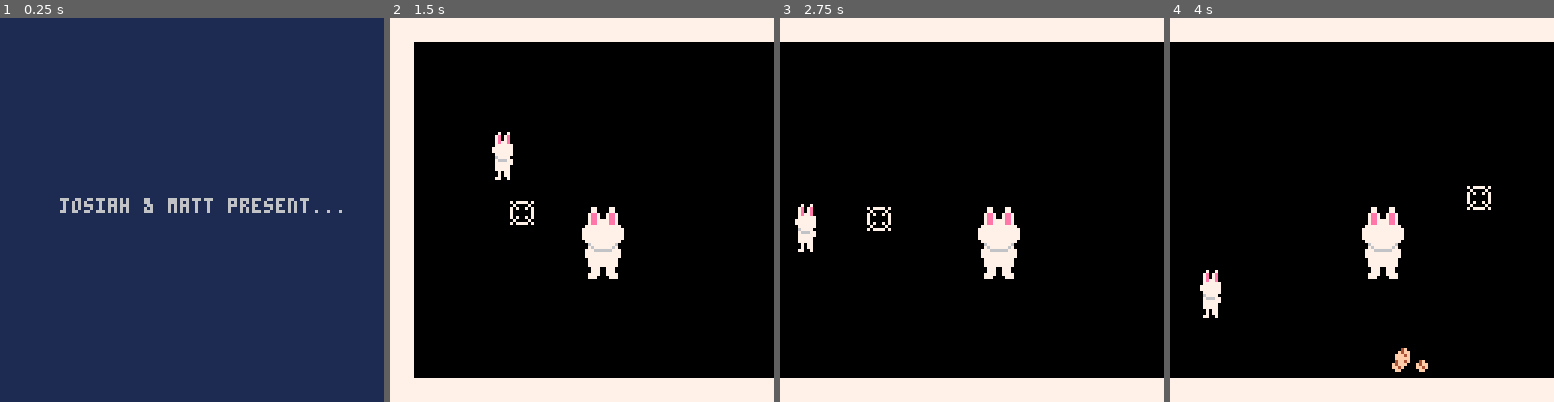
Above: before the commit, frames 1-4 (left to right).
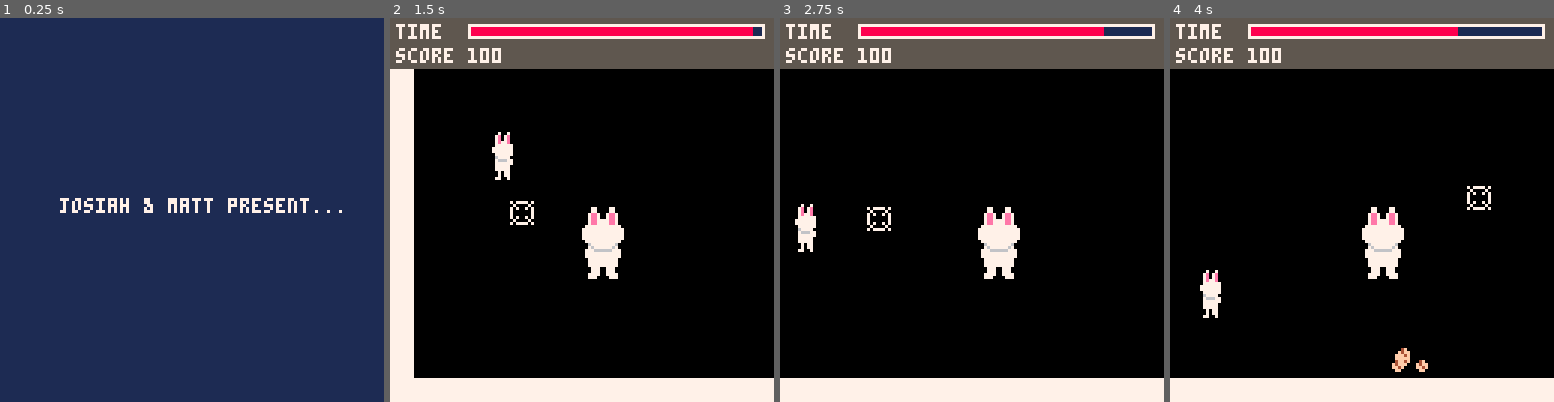
Above: after the commit, the same moments.

Repository: josiahp/setsubun
Game: PICO-8 cartridge setsubun.p8
Two runs of this game, one before a commit and one after it. Both use one fixed random seed, a clock stepped at 60 frames per second and the inputs below.
Inputs:
- Up to frame 1 (0.25 s): no input
- Up to frame 2 (1.5 s): tap X (X key) at 0.33, 1.07 s
- Up to frame 3 (2.75 s): hold Right 1.6-2.1 s; tap X (X key) at 1.85 s; hold Up 2.15-2.42 s; hold Right from 2.47 s (still down)
- Up to frame 4 (4 s): tap X (X key) at 2.97 s; release Right at 3.03 s; hold Left 3.08-3.58 s; hold Down 3.63-3.97 s

The runs differ from the first frame. In frame 1, 1.1% of the frame differs, in the area x 15-90%, y 46-51%; in frame 2, 12%; in frame 3, 12%, in the area x 0-100%, y 0-14%; in frame 4, 12%.

Commit message:
feat: draw a simple HUD

Diff:
--- a/setsubun.p8
+++ b/setsubun.p8
@@ -66,6 +66,7 @@
 
  function scn.draw()
   cls(1)
+  color(7)
   print("josiah & matt present...", 20,60)
  end
 
@@ -83,6 +84,7 @@
 
  function scn.draw(s)
   cls(1)
+  color(7)
   print("setsubun", 32, 48)
   print("press ❎ to start", 32, 60)
  end
@@ -100,6 +102,7 @@
 
  function scn.draw()
   cls(1)
+  color(7)
   print("your score: "..score, 28, 48)
   print("press ❎ to restart")
  end
@@ -108,6 +111,8 @@
 end
 
 -->8
+--game scene
+
 function game_scn(nxt)
  local scn={
   t=0,
@@ -168,7 +173,7 @@
   end
  end
 
- function scn.draw()
+ function scn.draw(s)
   cls()
   cam_draw()
   map_draw()
@@ -190,12 +195,17 @@
    print(dad.x,cam.x+4,cam.y+10,8)
    print(abs(dad.x-(cam.x+cam.followx)),cam.x+4,cam.y+16,8)
   end
+
+  local remaining_time=game_time-scn.t
+  hud_draw(remaining_time,s.score)
  end
 
  return scn
 end
 
 -->8
+--dad
+
 function init_dad(x,y)
  local dad={
   x=63,
@@ -238,7 +248,7 @@
 end
 
 -->8
--- flow
+--flow
 
 function once(f)
  local is_done = false
@@ -501,6 +511,53 @@
  for k,v in pairs(kids.group) do
   v:draw(dt)
  end
+end
+-->8
+-- hud
+palette={
+ bg=5,
+ bg_alt=1,
+ fg=7,
+ border=7,
+ accent=8,
+}
+
+function hud_draw(remaining_time,score)
+ camera()
+ local x,y=0,0
+
+ -- background for us to draw on top of
+ boxfill(x,y, 128, 16, palette.bg)
+
+ x=2
+ y=2
+
+ -- time remaining
+ print("time",x,y,palette.fg)
+
+ x+=24
+
+ local w,h=128-4-x,4
+ local fac=remaining_time/game_time
+ boxfill(x,y,w,h,palette.bg_alt)
+ boxfill(x,y,w*fac,h,palette.accent)
+ box(x,y,w,h,palette.border)
+
+ -- score
+ x=2
+ y+=8
+ print("score",x,y,palette.fg)
+
+ x+=24
+ print("100",x,y,palette.fg)
+end
+
+function box(x,y,w,h,col)
+ rect(x,y,x+w,y+h,col)
+end
+
+function boxfill(x,y,w,h,col)
+ rectfill(x,y,x+w,y+h,col)
 end
 __gfx__
 00000000000077000077000000000000707777077777777700000000000000000000000000000000000000000000000000000000000000000000000000000000
